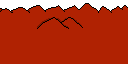
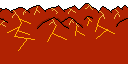
Layered file, before and after one edit (128x64). Changes by layer:
painted on "Слой 3" over (0, 4, 128, 51)
